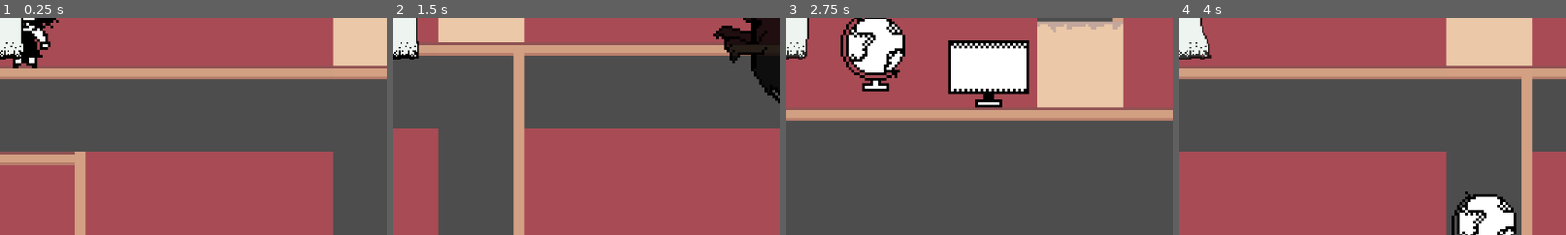
Above: before the commit, frames 1-4 (left to right).
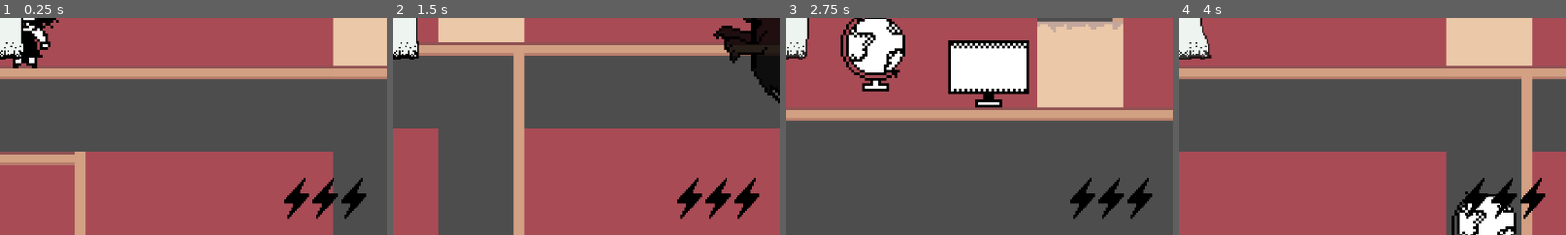
Above: after the commit, the same moments.

Repository: lykarevalde/GameJam
Game: Godot game, scene res://scenes/game.tscn
Same seed, same stepped clock (60 frames per second), same inputs: the game is played once before the commit and once after it.
Inputs:
- Up to frame 1 (0.25 s): no input
- Up to frame 2 (1.5 s): tap Enter (ui_accept) at 0.5, 0.77, 0.8, 1.07, 1.35 s; hold Right (ui_right) 0.53-1.28 s; tap E (amuse) at 0.6 s; hold Down (ui_down) from 1.28 s (still down)
- Up to frame 3 (2.75 s): tap Enter (ui_accept) at 1.52, 1.82, 2.3 s; tap E (amuse) at 1.55, 2.1 s; release Down (ui_down) at 2.03 s; hold Right (ui_right) from 2.03 s (still down)
- Up to frame 4 (4 s): release Right (ui_right) at 2.78 s; hold Up (ui_up) 2.78-3.53 s; tap E (amuse) at 2.85 s; tap Enter (ui_accept) at 3.02, 3.32, 3.6, 3.77 s; hold Left (ui_left) from 3.53 s (still down)
The pictures show only the part of the screen within x 50-100%, y 50-100%; the shares and areas given below are measured in that part.

The runs differ from the first frame. In frame 1, 1.4% of the frame differs, in the area x 73-95%, y 73-93%; in frame 2, 1.5%; in frame 3, 1.4%; in frame 4, 1.3%.

Commit message:
player ghost has energy now!

Diff:
--- a/scenes/game.tscn
+++ b/scenes/game.tscn
@@ -16,6 +16,8 @@
 [ext_resource type="Texture2D" uid="uid://dcx2ow62runle" path="res://assets/pader_ghost/pader_floatright_spritesheet.png" id="10_264po"]
 [ext_resource type="PackedScene" uid="uid://cxwfxl20tdd6" path="res://scenes/krysta_player.tscn" id="11_1kice"]
 [ext_resource type="PackedScene" uid="uid://btf4w0qn217h6" path="res://scenes/npc.tscn" id="16_ca42v"]
+[ext_resource type="Texture2D" uid="uid://pjukf6cd6bv8" path="res://assets/energy sprites/full.png" id="17_rysoc"]
+[ext_resource type="Script" uid="uid://o7rao32w6q4g" path="res://scripts/energy_sprite.gd" id="18_ssvqc"]
 
 [sub_resource type="TileSetAtlasSource" id="TileSetAtlasSource_onqr8"]
 texture = ExtResource("3_kvuet")
@@ -442,8 +444,9 @@
 sprite_frames = SubResource("SpriteFrames_6irsn")
 animation = &"left"
 
-[node name="Player" parent="." instance=ExtResource("11_1kice")]
+[node name="Player" parent="." node_paths=PackedStringArray("energy_sprite") instance=ExtResource("11_1kice")]
 position = Vector2(-33, 84)
+energy_sprite = NodePath("../UI/EnergySprite")
 
 [node name="Camera2D" type="Camera2D" parent="Player"]
 position = Vector2(0, -16)
@@ -458,5 +461,9 @@
 [node name="UI" type="CanvasLayer" parent="."]
 
 [node name="EnergySprite" type="Sprite2D" parent="UI"]
+position = Vector2(988, 570)
+scale = Vector2(2.65625, 2.90625)
+texture = ExtResource("17_rysoc")
+script = ExtResource("18_ssvqc")
 
 [editable path="MotherFatherGhosts/father"]
--- a/scenes/player.tscn
+++ b/scenes/player.tscn
@@ -1,10 +1,9 @@
-[gd_scene load_steps=34 format=3 uid="uid://4tn6y5e6hthb"]
+[gd_scene load_steps=33 format=3 uid="uid://4tn6y5e6hthb"]
 
 [ext_resource type="Script" uid="uid://cxrqodvh8nk8x" path="res://scripts/player.gd" id="1_crxnp"]
 [ext_resource type="Texture2D" uid="uid://brl8n0w2fr0jy" path="res://assets/ghost player/ghost_player_spritesheet.png" id="2_dqkch"]
 [ext_resource type="Texture2D" uid="uid://dvdlxhrldwhuy" path="res://assets/ghost player/left_sprite_sheet.png" id="3_qlg0r"]
 [ext_resource type="Texture2D" uid="uid://5ktg1lhhd6w2" path="res://assets/ghost player/right_sprite_sheet.png" id="4_tuyoq"]
-[ext_resource type="Texture2D" uid="uid://pjukf6cd6bv8" path="res://assets/energy sprites/full.png" id="5_qlg0r"]
 
 [sub_resource type="AtlasTexture" id="AtlasTexture_fjrip"]
 atlas = ExtResource("2_dqkch")
@@ -230,11 +229,5 @@
 position = Vector2(0, -9)
 shape = SubResource("CapsuleShape2D_v6fml")
 
-[node name="Energy" type="Node2D" parent="."]
-
-[node name="Sprite2D" type="Sprite2D" parent="Energy"]
-position = Vector2(49, -13)
-texture = ExtResource("5_qlg0r")
-
 [connection signal="body_entered" from="Area2D" to="." method="_on_area_2d_body_entered"]
 [connection signal="body_exited" from="Area2D" to="." method="_on_area_2d_body_exited"]
--- /dev/null
+++ b/scripts/energy_sprite.gd
@@ -0,0 +1,15 @@
+extends Sprite2D
+
+@export var margin := Vector2(60, 40)
+
+func _process(_delta):
+	if not texture:
+		return
+
+	var viewport_size = get_viewport().get_visible_rect().size
+	var rect = get_rect().size
+
+	position = Vector2(
+		viewport_size.x - rect.x / 2 - margin.x,
+		viewport_size.y - rect.y / 2 - margin.y
+	)
--- a/scripts/furniture.gd
+++ b/scripts/furniture.gd
@@ -2,7 +2,7 @@
 
 signal possession_finished(furniture)
 
-#ADDED SIGNALS (NPC reaction system)
+# SIGNALS (NPC reaction system)
 signal spooked(position: Vector2)
 signal amused(position: Vector2)
 
@@ -29,6 +29,7 @@
 # Player possession
 @export var player_move_speed := 100.0
 var player_possessed := false
+var current_player_possessor: Node = null # Reference to player to spend energy
 
 # Nodes
 @onready var anim: AnimatedSprite2D = $AnimatedSprite2D
@@ -38,8 +39,13 @@
 	if anim:
 		anim.connect("animation_finished", Callable(self, "_on_anim_finished"))
 
-
 func _on_anim_finished():
+	# If we just finished amusing, tell the player to spend energy
+	if anim.animation == "amuse":
+		if current_player_possessor and current_player_possessor.has_method("spend_energy"):
+			current_player_possessor.spend_energy()
+			current_player_possessor = null # Clear after use
+
 	anim.play("idle")
 
 # shader helper
@@ -65,8 +71,6 @@
 	else:
 		velocity = Vector2.ZERO
 
-
-
 # --------------------
 # PLAYER CONTROL
 # --------------------
@@ -86,20 +90,22 @@
 func unpossess_by_player():
 	player_possessed = false
 	possessor = PossessorType.NONE
+	current_player_possessor = null
 	clear_outline()
 	velocity = Vector2.ZERO
 	print("Player released furniture")
 
 # Called by the player to trigger the amuse animation
-func amuse():
+func amuse(player_ref: Node):
 	if possessor != PossessorType.PLAYER:
-		return  # Only player can amuse
+		return
+
+	# Store player reference to charge them when animation finishes
+	current_player_possessor = player_ref
 
 	# Play the amuse animation
 	anim.play("amuse")
-	emit_signal("amused", global_position)   # ADDED
-
-
+	emit_signal("amused", global_position)
 
 # --------------------
 # NPC POSSESSION
@@ -132,8 +138,6 @@
 	start_next_action()
 	return true
 
-
-# --- NPC action methods ---
 func start_next_action():
 	if current_action == PossessionMode.FLOAT:
 		global_position.y = float_base_y
@@ -177,7 +181,7 @@
 	if not anim_started:
 		anim.play("spook")
 		anim_started = true
-		emit_signal("spooked", global_position)   # ADDED (fires once)
+		emit_signal("spooked", global_position)
 
 func end_npc_possession():
 	npc_possessed = false
@@ -188,27 +192,18 @@
 	anim.stop()
 	emit_signal("possession_finished", self)
 
-
-func _on_area_2d_area_entered(area: Area2D) -> void:
-	pass # Replace with function body.
-
-
-func _on_area_2d_area_exited(area: Area2D) -> void:
-	pass # Replace with function body.
-
-
+# --------------------
+# Area Detection
+# --------------------
 func _on_area_2d_body_entered(body: Node2D) -> void:
 	if body.name != "Player":
 		return
-
 	if possessor != PossessorType.NONE:
-		show_cannot_possess()   # red glow
+		show_cannot_possess()
 	else:
-		show_can_possess()      # yellow glow
-
+		show_can_possess()
 
 func _on_area_2d_body_exited(body: Node2D) -> void:
 	if body.name != "Player":
 		return
-
 	clear_outline()
--- a/scripts/player.gd
+++ b/scripts/player.gd
@@ -1,4 +1,3 @@
-# Player.gd
 extends CharacterBody2D
 
 @export var MAX_SPEED := 150.0
@@ -9,9 +8,67 @@
 var possessed_furniture: Node = null
 var last_direction := 1  # 1 = right, -1 = left
 
+# -----------------------------
+# Energy System
+# -----------------------------
+const MAX_ENERGY := 6
+var energy := MAX_ENERGY
+var energy_timer := 0.0
+const ENERGY_RESTORE_TIME := 10.0  # seconds per energy point
+
+# Flash effect for empty energy
+var flash_timer := 0.0
+const FLASH_INTERVAL := 0.5  # flash every 0.5s
+
+# -----------------------------
+# HUD Energy Sprite
+# -----------------------------
+@export var energy_sprite: Sprite2D
+
+# Map energy level to texture files
+var energy_textures: Dictionary = {
+	6: preload("res://assets/energy sprites/full.png"),
+	5: preload("res://assets/energy sprites/5.png"),
+	4: preload("res://assets/energy sprites/4.png"),
+	3: preload("res://assets/energy sprites/3.png"),
+	2: preload("res://assets/energy sprites/2.png"),
+	1: preload("res://assets/energy sprites/1.png"),
+	0: preload("res://assets/energy sprites/empty.png")
+}
+
 @onready var sprite: AnimatedSprite2D = $face
 
+func _ready():
+	if energy_sprite:
+		# Position the energy sprite at bottom-right
+		var viewport_size = get_viewport_rect().size
+		var margin = 10
+		energy_sprite.position = Vector2(
+			viewport_size.x - energy_sprite.texture.get_width() - margin,
+			viewport_size.y - energy_sprite.texture.get_height() - margin
+		)
+		_update_energy_sprite()
+	else:
+		print("Warning: energy_sprite not assigned!")
+
 func _physics_process(delta: float) -> void:
+	# Gradual energy restore
+	if energy < MAX_ENERGY:
+		energy_timer += delta
+		if energy_timer >= ENERGY_RESTORE_TIME:
+			energy += 1
+			energy_timer = 0.0
+			_update_energy_sprite()
+
+	# Flash energy sprite if empty
+	if energy == 0 and energy_sprite:
+		flash_timer += delta
+		if flash_timer >= FLASH_INTERVAL:
+			energy_sprite.visible = not energy_sprite.visible
+			flash_timer = 0.0
+	elif energy_sprite:
+		energy_sprite.visible = true
+
 	# If possessing furniture, the player doesn't move
 	if possessed_furniture:
 		velocity = Vector2.ZERO
@@ -64,17 +121,33 @@
 			# Try to possess
 			if nearby_furniture.possessor != nearby_furniture.PossessorType.NONE:
 				print("Cannot possess! NPC already possessing.")
-
 			else:
 				possessed_furniture = nearby_furniture
 				possessed_furniture.possess_by_player()
 				hide()
 				$CollisionShape2D.disabled = true
+
 	# E key for amuse
 	if Input.is_action_just_pressed("amuse"):
 		if possessed_furniture:
-			possessed_furniture.amuse()
+			if energy > 0:
+				# Pass 'self' so furniture can call back to spend_energy()
+				possessed_furniture.amuse(self)
+			else:
+				print("Energy empty! Wait for recharge.")
 
+# -----------------------------
+# Energy Management
+# -----------------------------
+func spend_energy() -> void:
+	energy -= 1
+	energy_timer = 0.0  # Reset the 10s restore clock
+	_update_energy_sprite()
+
+func _update_energy_sprite() -> void:
+	if energy_sprite and energy_textures.has(energy):
+		energy_sprite.texture = energy_textures[energy]
+		energy_sprite.visible = true
 
 # -----------------------------
 # Detect furniture
Binary file changed: assets/energy sprites/1.png
Not shown: 1 places in scenes/game.tscn that only renumber resources
Not shown, added: scripts/energy_sprite.gd.uid
Not shown, changed: .DS_Store
Not shown, changed: assets/.DS_Store
